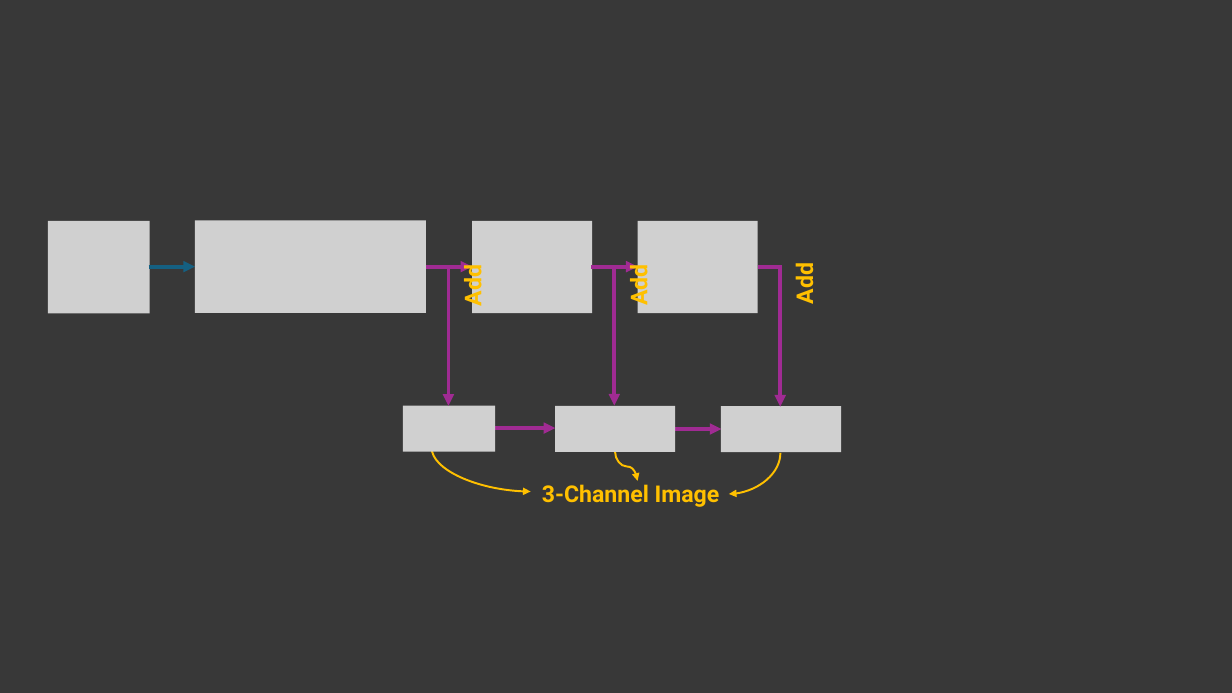
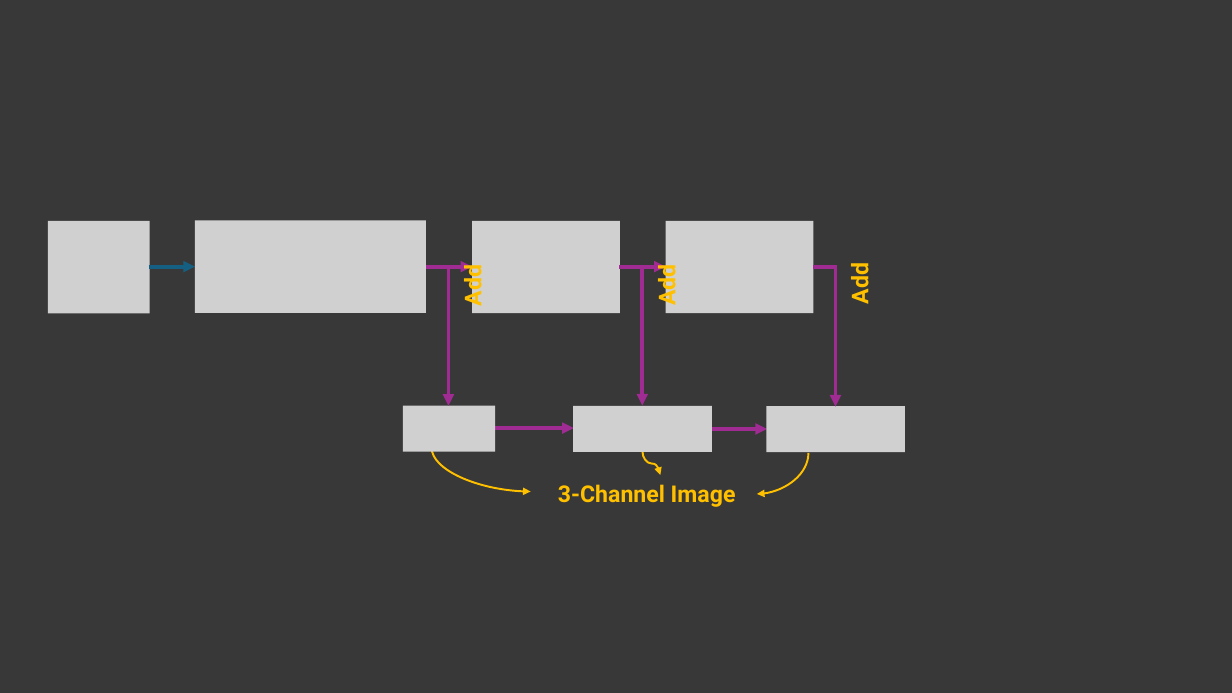
Before and after one commit to mhrafiei/figures, a slide deck: slide 6 of 20240422.pptx. Drawn at 1232x693 pixels with LibreOffice and Linux fonts; fonts in the diff are those of the drawing; grey boxes stand for pictures. Boxes give left, top, right and bottom in pixels: in the first picture for what was removed or moved away, otherwise in the second. Text is boxed around its words. In the diff, an @@ line names an element or a change of style, - is before the commit and + after.

```diff
--- a/20240422.pptx
+++ b/20240422.pptx
@@ picture: place and size @@
-picture at [472, 221, 592, 313]
+picture at [472, 221, 620, 313]
@@ picture: place and size @@
-picture at [638, 221, 758, 313]
+picture at [665, 221, 813, 313]
@@ 2 arrows, 1 text: place and size @@
-2 arrows, 1 text at [592, 267, 653, 406]
+2 arrows, 1 text at [619, 267, 681, 406]
@@ 1 text, 1 arrow, 1 line: place and size @@
-1 text, 1 arrow, 1 line at [758, 265, 819, 407]
+1 text, 1 arrow, 1 line at [813, 265, 874, 407]
@@ picture: place and size @@
-picture at [555, 406, 676, 452]
+picture at [573, 406, 712, 452]
@@ picture: place and size @@
-picture at [721, 406, 841, 452]
+picture at [766, 406, 905, 452]
@@ arrow moved from (495, 428) - (555, 428) to (495, 428) - (574, 428) @@
@@ arrow moved from (676, 429) - (722, 429) to (712, 429) - (767, 429) @@
@@ text "3-Channel Image": place and size @@
-text "3-Channel Image" at [542, 484, 720, 507]
+text "3-Channel Image" at [558, 484, 736, 507]
@@ curved arrow moved from (616, 452) - (638, 481) to (642, 452) - (661, 475) @@
@@ curved arrow moved from (781, 453) - (729, 494) to (809, 453) - (757, 494) @@
```
Also in this commit, not shown: 2 other files.
